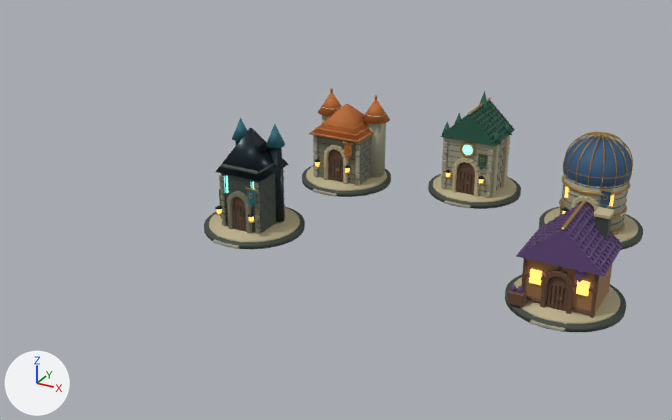
Before and after pictures for a commit that changed the glTF model web/yard/assets/guild.glb.
Both versions are drawn from a 50 mm lens placed at (16.4, -38.79, 19.88), pointed at (-2.8, -3.88, 2.42). Lighting does not change. The marker at lower left points along +X, +Y and +Z. The older version comes first. Where no turn or scale is listed for an object, it has been applied to the vertices.

Names of what the first picture shows: 'hall_anthropic_mesh', 'hall_google_mesh', 'hall_openai_mesh', 'hall_shell_mesh', 'hall_xai_mesh'.
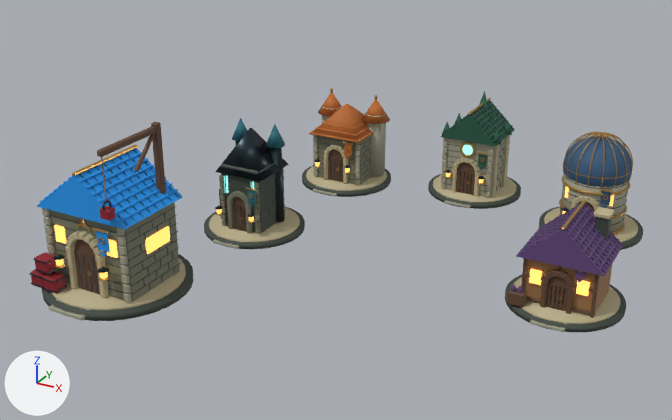
Changed parts and their boxes [x1, y1, x2, y2] in the pictures (672 x 420 px):
'hall_docker_mesh', added: after [29, 122, 194, 321]
    faces in mat_docker (blue #1f97ee): [37, 148, 182, 257]
    faces in mat_stone (dark yellow #787a66): [49, 202, 180, 302]
    faces in mat_edge (beige #bdb18c): [51, 231, 186, 310]
    faces in mat_stonedark (dark grey #414a40): [42, 206, 194, 321]
    faces in mat_wood (brown #624532): [74, 122, 166, 294]

What changed in the scene script:
```text
Add mat_crimson:
    mat_crimson = principled_material('crimson')
    mat_crimson.base_color = (0.259, 0.0097, 0.0199)  # red #8b1927
    mat_crimson.metallic = 0.05
    mat_crimson.roughness = 0.7
Add mat_docker:
    mat_docker = principled_material('docker')
    mat_docker.base_color = (0.0135, 0.311, 0.851)  # blue #1f97ee
    mat_docker.metallic = 0.05
    mat_docker.roughness = 0.7
Add me_hall_docker:
    me_hall_docker.from_pydata(...)  # 9509 vertices, 17877 faces; spans x -3.32..3.32, y -3.35..3.35, z -3.75..3.75
    me_hall_docker.materials.append(mat_stonedark)  # dark grey #414a40
    me_hall_docker.materials.append(mat_edge)  # beige #bdb18c
    me_hall_docker.materials.append(mat_stonelight)  # grey #a4a28c
    me_hall_docker.materials.append(mat_stone)  # dark yellow #787a66
    me_hall_docker.materials.append(mat_docker)  # blue #1f97ee
    me_hall_docker.materials.append(mat_iron)  # dark cyan #233238
    me_hall_docker.materials.append(mat_gold)  # orange #bc9249
    me_hall_docker.materials.append(mat_wood)  # brown #624532
    me_hall_docker.materials.append(mat_window)  # orange #ffb459, glowing orange #ffb459
    me_hall_docker.materials.append(mat_woodlight)  # brown #997149
    me_hall_docker.materials.append(mat_crimson)  # red #8b1927
Add ob_hall_docker_mesh:
    ob_hall_docker_mesh = bpy.data.objects.new('hall_docker_mesh', me_hall_docker)
    ob_hall_docker_mesh.location = (-10.0, -11.04, 3.79)
```
